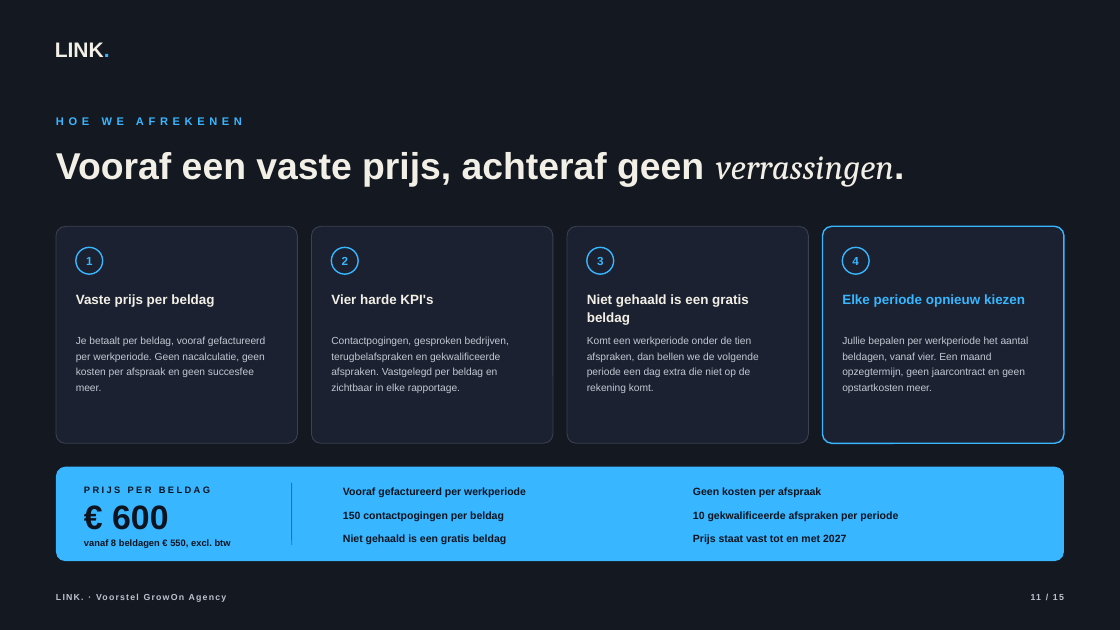
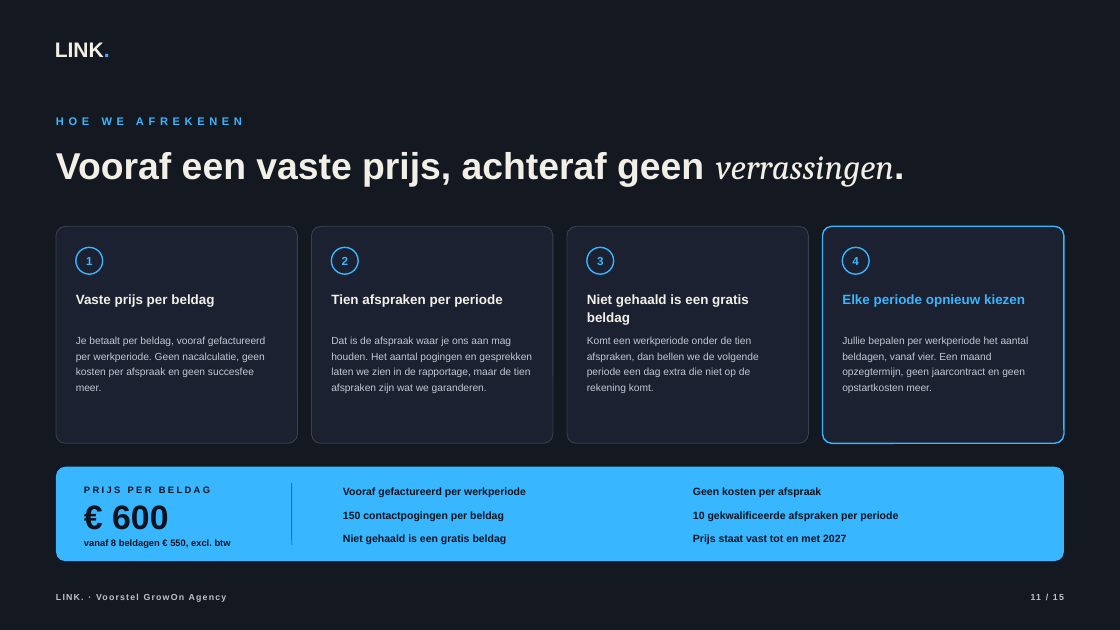
Before and after one commit to hens-lang/Test, a slide deck: slide 11 of output/LINK. voorstel GrowOn Agency.pptx. Drawn at 1120x630 pixels with LibreOffice and Linux fonts; fonts in the diff are those of the drawing; background and template pictures are left out. Boxes give left, top, right and bottom in pixels: in the first picture for what was removed or moved away, otherwise in the second. Text is boxed around its words. In the diff, an @@ line names an element or a change of style, - is before the commit and + after.

```diff
--- a/output/LINK. voorstel GrowOn Agency.pptx
+++ b/output/LINK. voorstel GrowOn Agency.pptx
@@ text at (331,294,502,307): text changed @@
-Vier harde KPI's
+Tien afspraken per periode
@@ text at (331,336,532,393): text changed @@
-Contactpogingen, gesproken bedrijven, terugbelafspraken en gekwalificeerde afspraken. Vastgelegd per beldag en zichtbaar in elke rapportage.
+Dat is de afspraak waar je ons aan mag houden. Het aantal pogingen en gesprekken laten we zien in de rapportage, maar de tien afspraken zijn wat we garanderen.
```
Also in this commit, not shown: 2 other slides changed, 6 other files.
